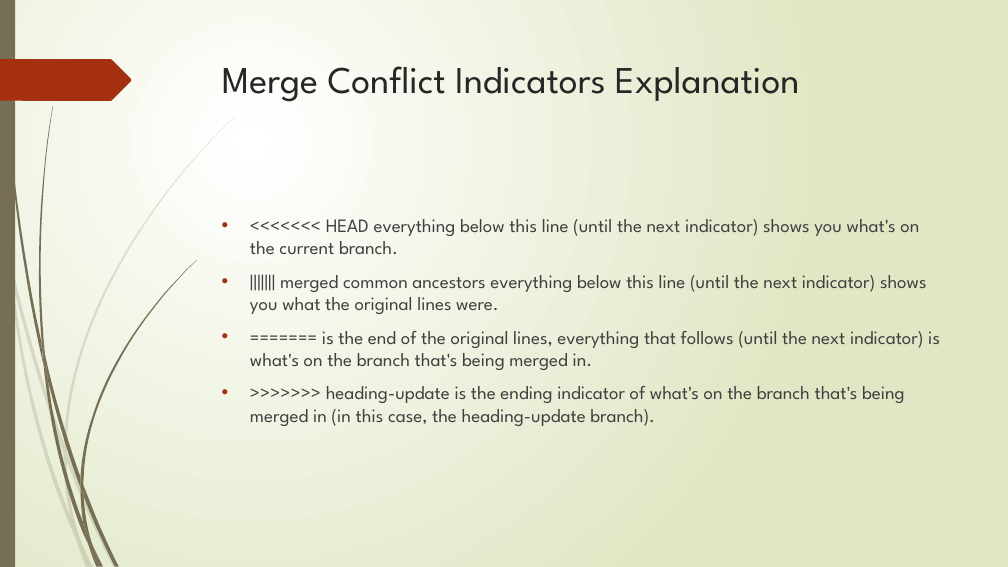
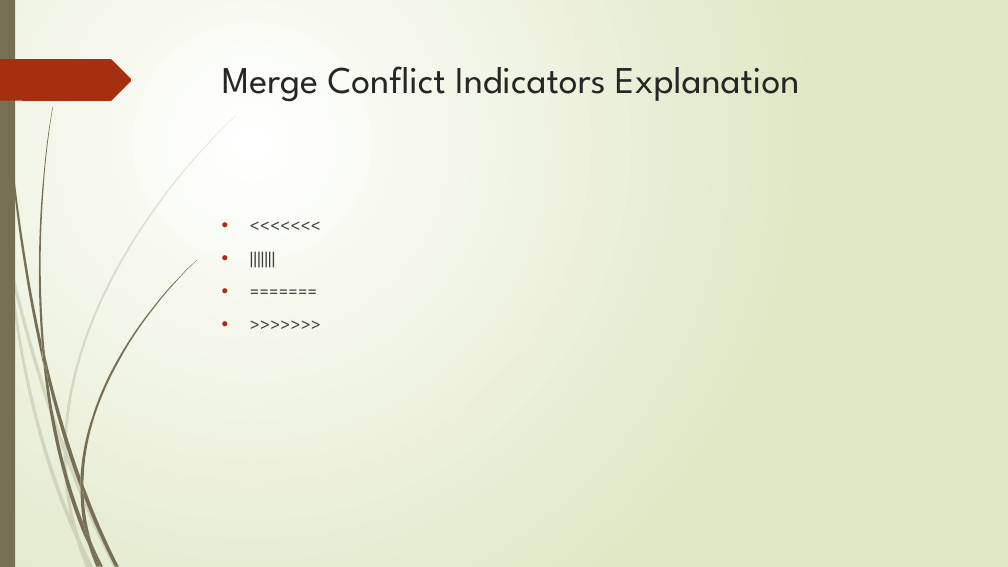
Before and after one commit to saad-janjua/assignment, a slide deck: slide 10 of Version Control with Git.pptx. Drawn at 1008x567 pixels with LibreOffice and Linux fonts; fonts in the diff are those of the drawing. Boxes give left, top, right and bottom in pixels: in the first picture for what was removed or moved away, otherwise in the second. Text is boxed around its words. In the diff, an @@ line names an element or a change of style, - is before the commit and + after.

```diff
--- a/Version Control with Git.pptx
+++ b/Version Control with Git.pptx
@@ text at bbox=[250, 219, 940, 426]: text changed @@
-• <<<<<<< HEAD everything below this line (until the next indicator) shows you what's on the current branch.
-• ||||||| merged common ancestors everything below this line (until the next indicator) shows you what the original lines were.
-• ======= is the end of the original lines, everything that follows (until the next indicator) is what's on the branch that's being merged in.
-• >>>>>>> heading-update is the ending indicator of what's on the branch that's being merged in (in this case, the heading-update branch).
+• <<<<<<<
+• |||||||
+• =======
+• >>>>>>>
```
Also in this commit, not shown: 2 other slides changed.
